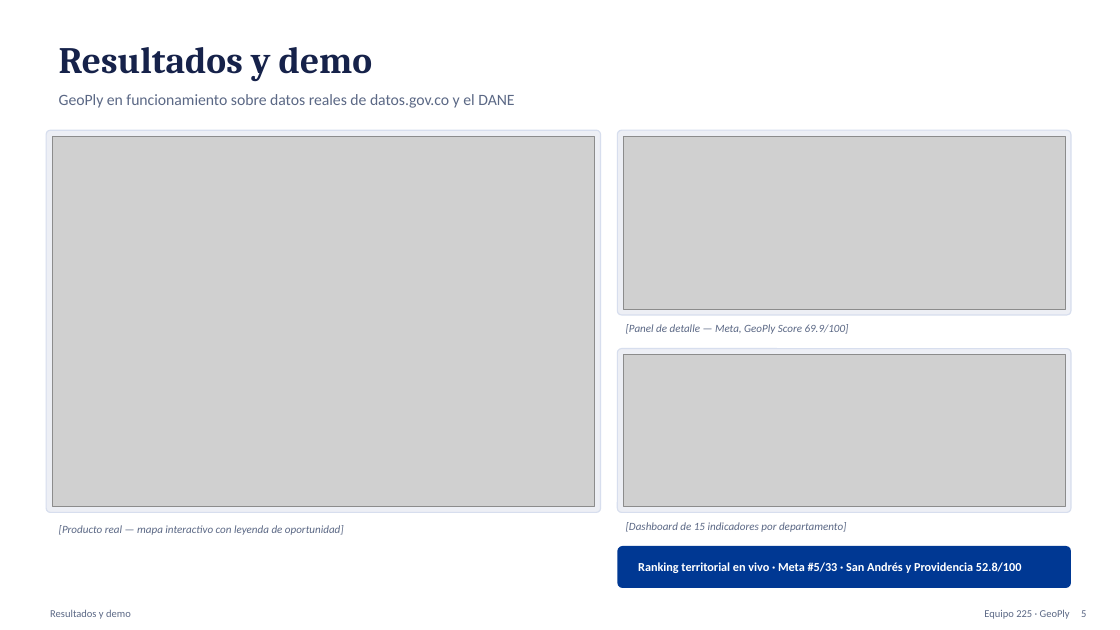
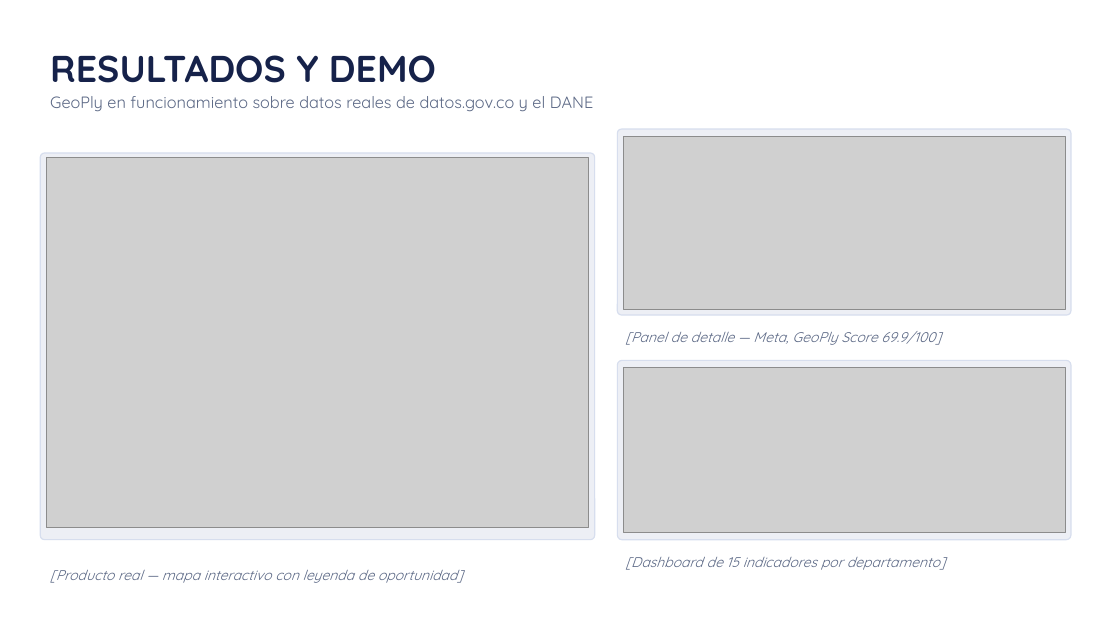
Before and after one commit to malvaceda/GEOPLY, a slide deck: slide 5 of GeoPly_Sustentacion.pptx. Drawn at 1120x630 pixels with LibreOffice and Linux fonts; fonts in the diff are those of the drawing; grey boxes stand for pictures. Boxes give left, top, right and bottom in pixels: in the first picture for what was removed or moved away, otherwise in the second. Text is boxed around its words. In the diff, an @@ line names an element or a change of style, - is before the commit and + after.

```diff
--- a/GeoPly_Sustentacion.pptx
+++ b/GeoPly_Sustentacion.pptx
@@ text at <box>50,55,436,83</box>: text changed; font Cambria to Quicksand @@
-Resultados y demo
+RESULTADOS Y DEMO
@@ text "GeoPly en funcionamiento sobre datos ...": place and size @@
-text "GeoPly en funcionamiento sobre datos ..." at <box>59,94,514,108</box>
+text "GeoPly en funcionamiento sobre datos ..." at <box>50,96,593,111</box>
@@ text "GeoPly en funcionamiento sobre datos ..." at <box>50,96,593,111</box>: size 13.5 to 14 pt, font Calibri to Quicksand @@
@@ rounded rectangle: place and size @@
-rounded rectangle at <box>46,130,601,513</box>
+rounded rectangle at <box>40,153,595,539</box>
@@ picture: place and size @@
-picture at <box>52,136,595,507</box>
+picture at <box>46,158,589,528</box>
@@ text "[Panel de detalle — Meta, ...": place and size @@
-text "[Panel de detalle — Meta, ..." at <box>626,324,849,334</box>
+text "[Panel de detalle — Meta, ..." at <box>626,331,941,345</box>
@@ rounded rectangle: place and size @@
-rounded rectangle at <box>618,349,1071,513</box>
+rounded rectangle at <box>618,360,1071,539</box>
@@ picture: place and size @@
-picture at <box>623,355,1065,507</box>
+picture at <box>623,367,1065,533</box>
@@ size 9.5 to 12 pt, font Calibri to Quicksand in 3 elements at <box>626,331,941,345</box>, <box>626,557,946,570</box>, <box>50,570,463,583</box> @@
@@ text "[Producto real — mapa interactivo ...": place and size @@
-text "[Producto real — mapa interactivo ..." at <box>59,525,344,535</box>
+text "[Producto real — mapa interactivo ..." at <box>50,570,463,583</box>
@@ text "[Dashboard de 15 indicadores por ...": place and size @@
-text "[Dashboard de 15 indicadores por ..." at <box>626,522,847,532</box>
+text "[Dashboard de 15 indicadores por ..." at <box>626,557,946,570</box>
@@ rounded rectangle removed at <box>618,546,1071,588</box> @@
@@ text removed at <box>638,562,1022,573</box> @@
-Ranking territorial en vivo · Meta #5/33 · San Andrés y Providencia 52.8/100
@@ text removed at <box>50,609,131,619</box> @@
-Resultados y demo
@@ text removed at <box>984,609,1070,619</box> @@
-Equipo 225 · GeoPly
@@ text removed at <box>1081,610,1086,617</box> @@
-5
```
Also in this commit, not shown: 7 other slides changed.
